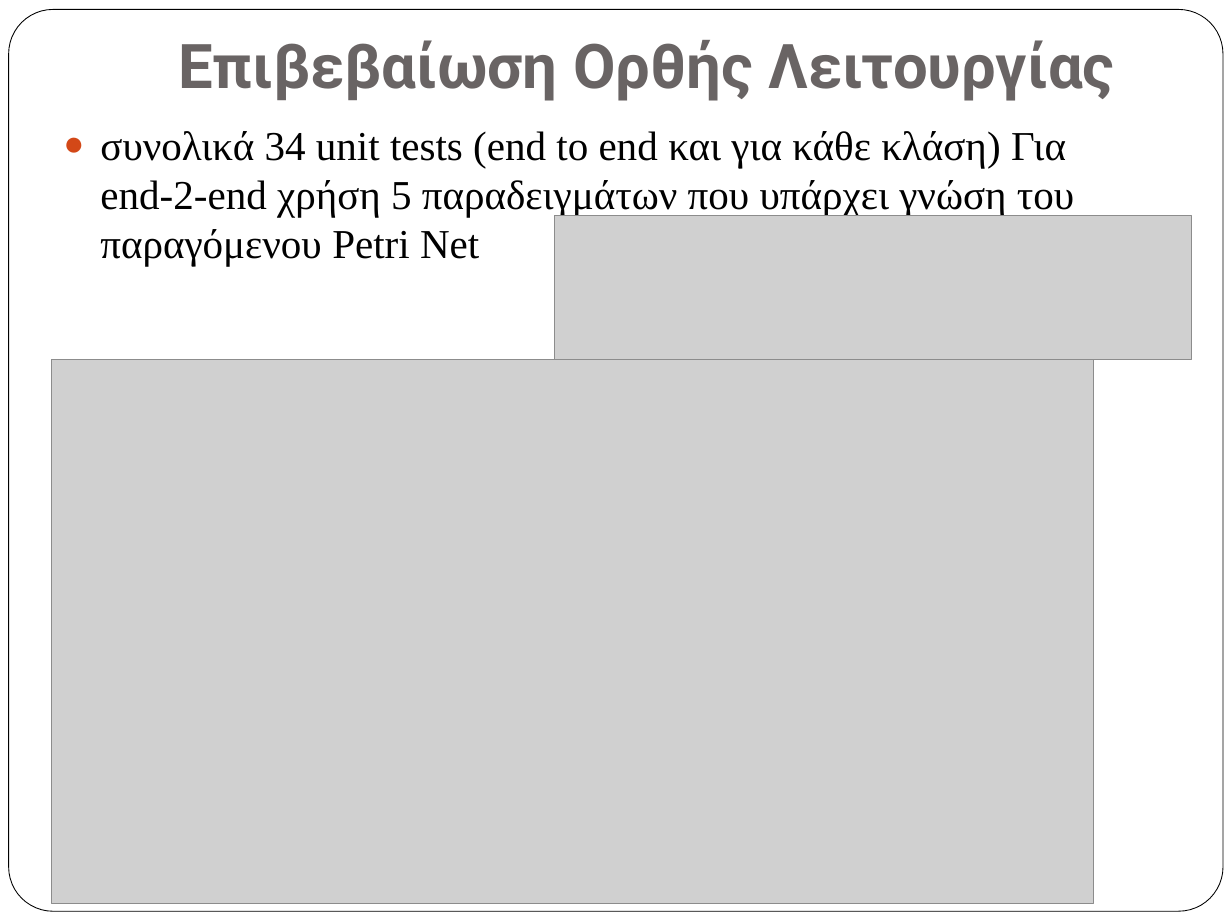
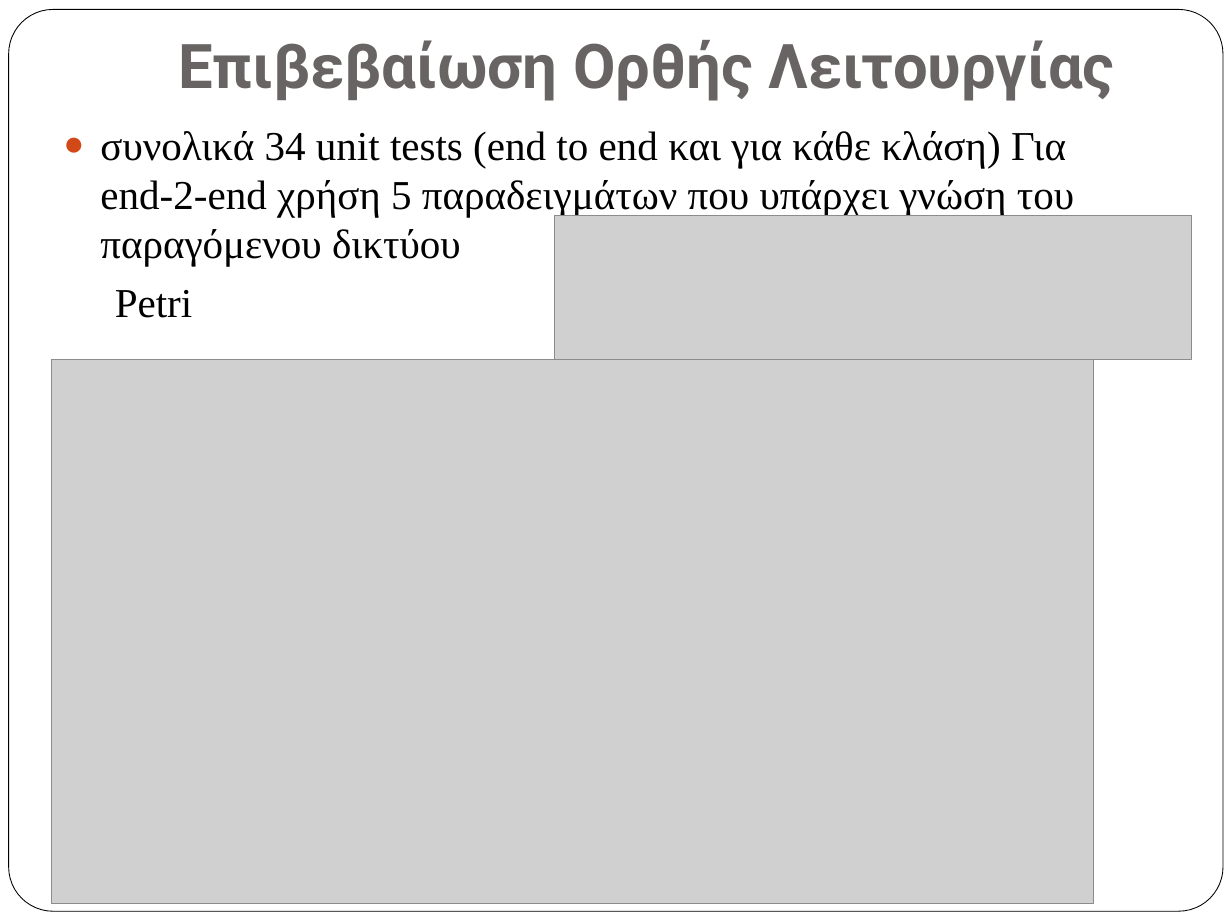
Before and after one commit to vlasisPit/alpha-algorithm-reports, a slide deck: slide 16 of excel/vlasisPitsios_masterThesis.pptx (slide 14 before the commit). Drawn at 1232x924 pixels with LibreOffice and Linux fonts; fonts in the diff are those of the drawing; grey boxes stand for pictures. Boxes give left, top, right and bottom in pixels: in the first picture for what was removed or moved away, otherwise in the second. Text is boxed around its words. In the diff, an @@ line names an element or a change of style, - is before the commit and + after.

```diff
--- a/excel/vlasisPitsios_masterThesis.pptx
+++ b/excel/vlasisPitsios_masterThesis.pptx
@@ text at [100, 131, 1074, 318]: text changed @@
-● συνολικά 34 unit tests (end to end και για κάθε κλάση) Για end-2-end χρήση 5 παραδειγμάτων που υπάρχει γνώση του παραγόμενου Petri Net
+● συνολικά 34 unit tests (end to end και για κάθε κλάση) Για end-2-end χρήση 5 παραδειγμάτων που υπάρχει γνώση του παραγόμενου δικτύου
+Petri
```
Also in this commit, not shown: 17 other slides changed, 3 slides added, 1 other file.
